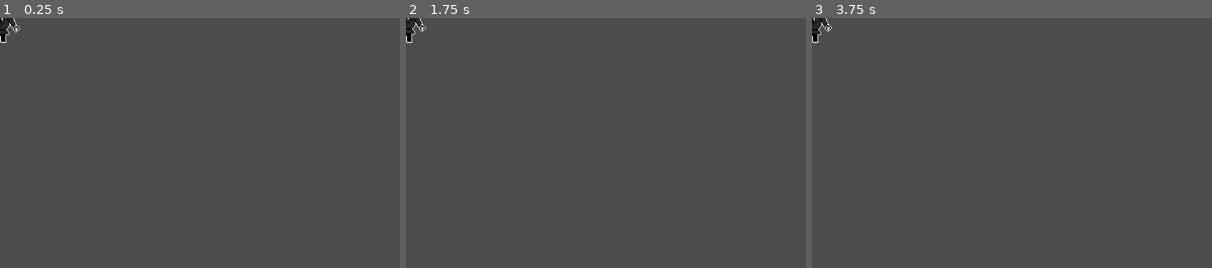
Above: before the commit, frames 1-3 (left to right).
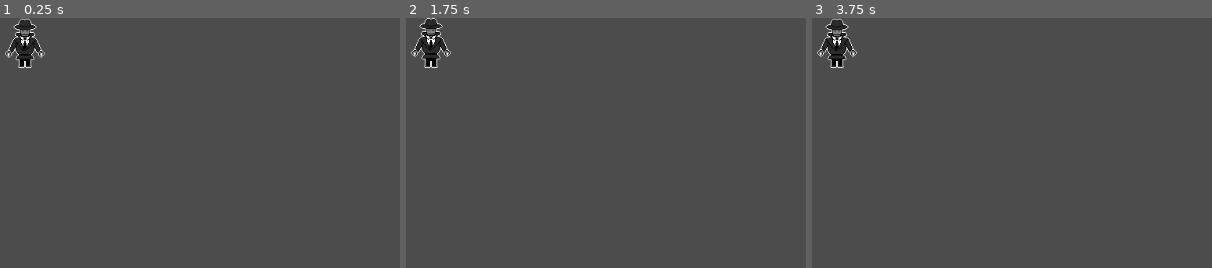
Above: after the commit, the same moments.

Repository: Hawk777/mechanoscuro
Game: Godot game, scene res://player/player.tscn
Same seed, same stepped clock (60 frames per second), same inputs: the game is played once before the commit and once after it. The project has no main scene, so this scene is started directly.
Inputs:
- Up to frame 1 (0.25 s): no input
- Up to frame 2 (1.75 s): tap Enter at 1.25 s
- Up to frame 3 (3.75 s): tap Space at 2.75 s
The pictures show only the part of the screen within x 0-50%, y 0-50%; the shares and areas given below are measured in that part.

The runs differ from the first frame. In frame 1, 1.3% of the frame differs, in the area x 0-12%, y 0-20%; in frame 2, 1.3%; in frame 3, 1.3%.

Commit message:
Corner-align the player image
This is necessary to line it up with the tile grid.

Diff:
--- a/player/player.tscn
+++ b/player/player.tscn
@@ -47,4 +47,5 @@
 animation = "idle"
 frame = 1
 playing = true
+offset = Vector2( 32, 32 )
 script = SubResource( 1 )
